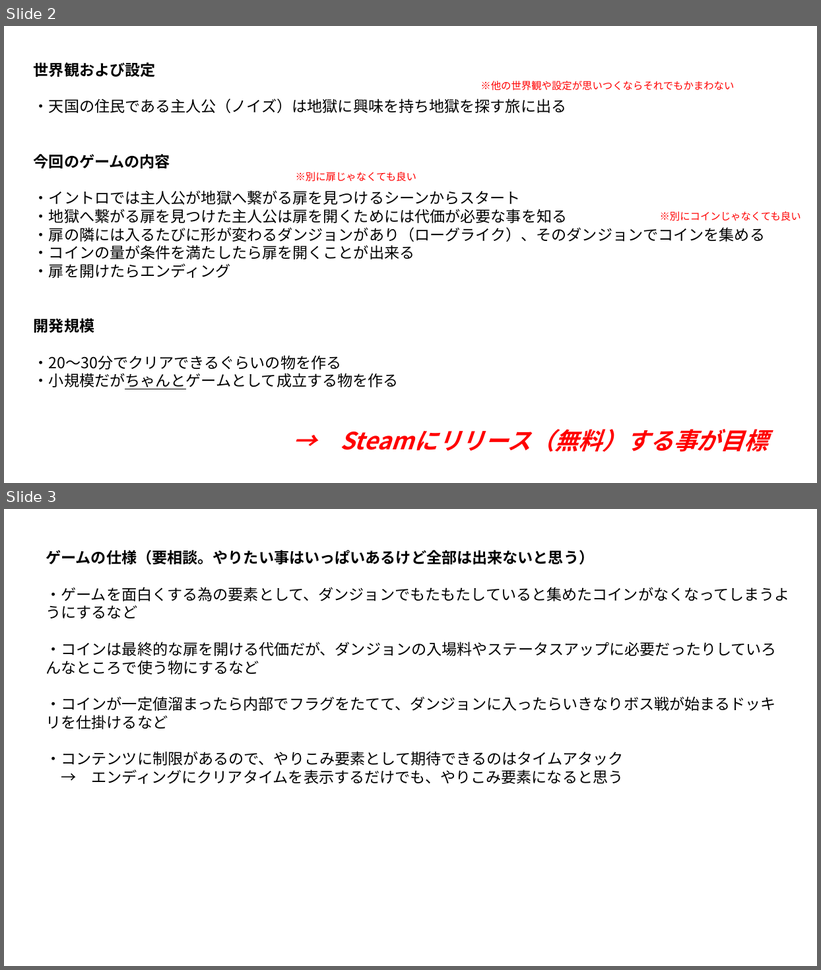
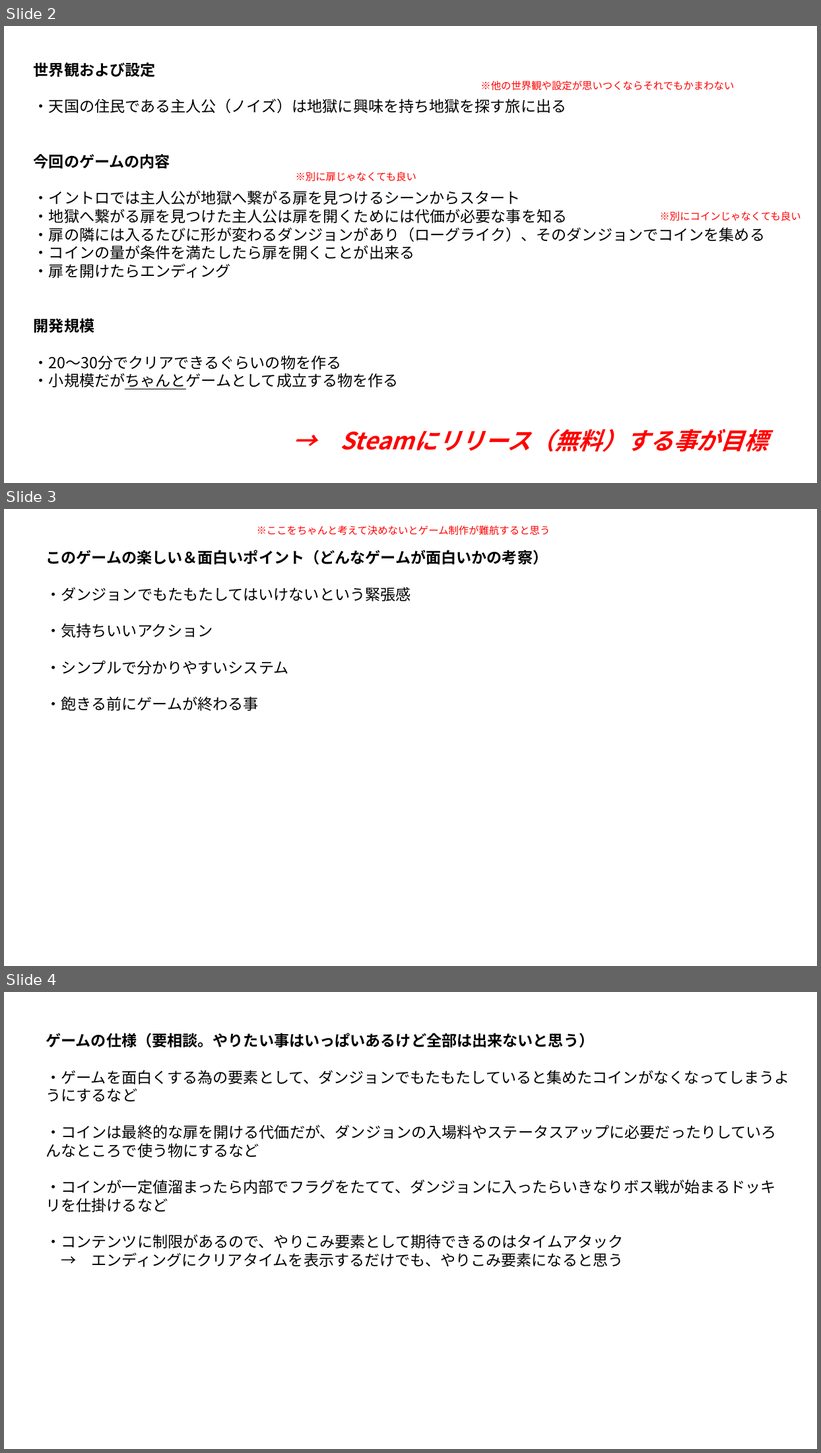
Before and after one commit to Wonchul-Jung88/Indie_Game_Challenge, a slide deck: Indie Game Challenge/Assets/Document/開発資料.pptx. Shown one above the other, each under a label of ours: slides 2 and 3 before the commit, slides 2, 3 and 4 after it. The pictures are 821x970 and 821x1453 pixels, drawn with LibreOffice and Linux fonts; fonts in the diff are those of the drawing. Boxes give left, top, right and bottom in pixels: in the first picture for what was removed or moved away, otherwise in the second. Text is boxed around its words. In the diff, an @@ line names an element or a change of style, - is before the commit and + after.

```diff
--- a/Indie Game Challenge/Assets/Document/開発資料.pptx
+++ b/Indie Game Challenge/Assets/Document/開発資料.pptx
@@ slide 3 added at box(4, 509, 817, 966), background #FFFFFF @@
@@ text added at box(257, 525, 550, 535), 12 pt, text #FF0000 @@
+※ここをちゃんと考えて決めないとゲーム制作が難航すると思う
@@ text added at box(46, 550, 548, 711), 18 pt, text #000000 @@
+このゲームの楽しい＆面白いポイント（どんなゲームが面白いかの考察）
+・ダンジョンでもたもたしてはいけないという緊張感
+・気持ちいいアクション
+・シンプルで分かりやすいシステム
+・飽きる前にゲームが終わる事
@@ what was slide 3 is now slide 4 @@
```
Also in this commit, not shown: 2 slides changed.
